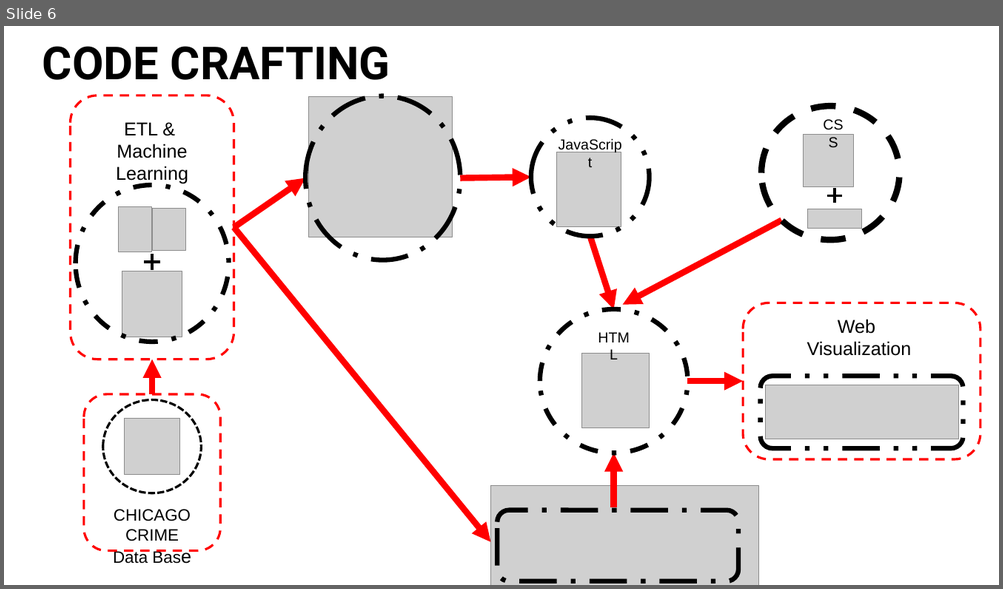
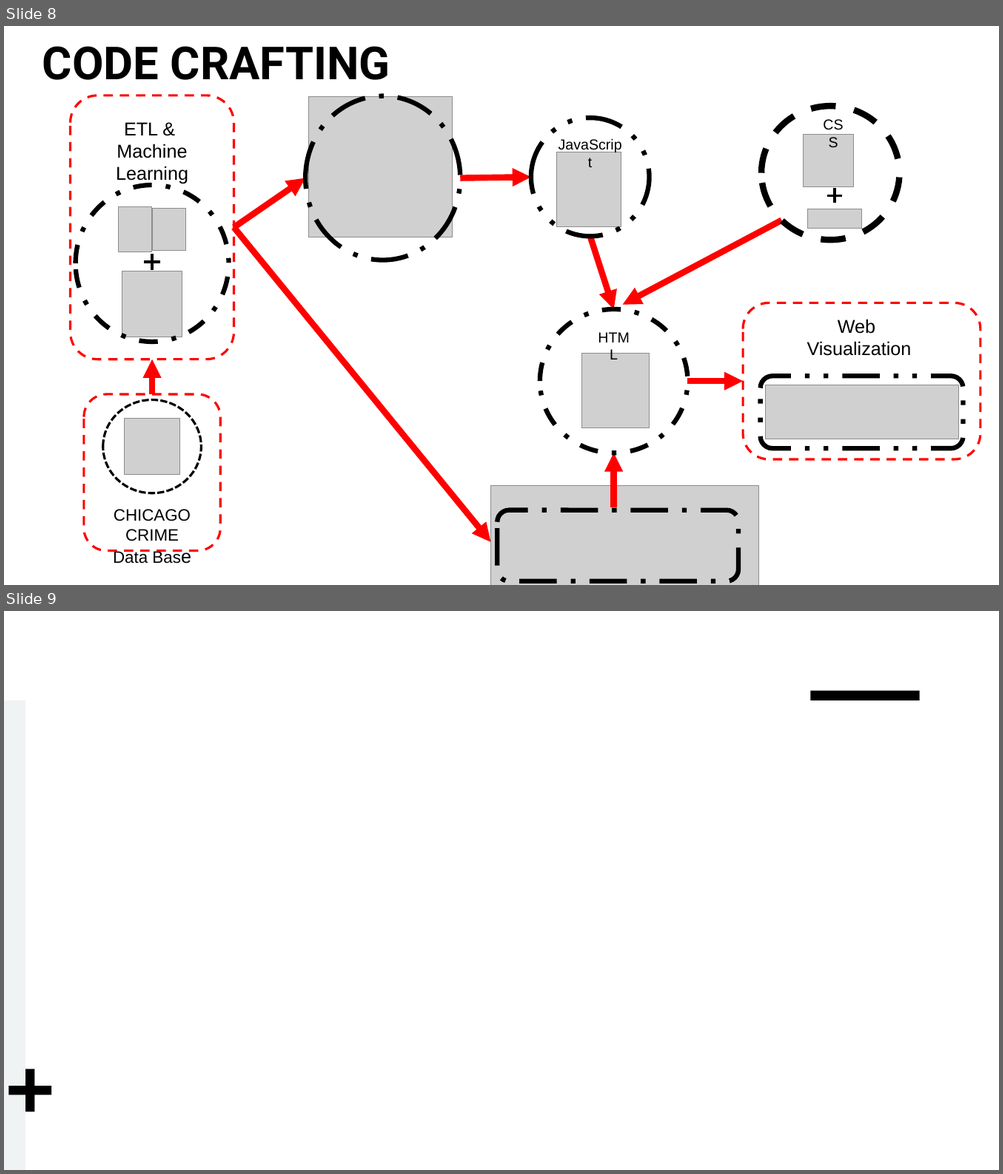
Before and after one commit to Karla-Flores/Arrests-Predictor, a slide deck: Group 2 - Arrest predictor.pptx. Shown one above the other, each under a label of ours: slide 6 before the commit, slides 8 and 9 after it. The pictures are 1003x589 and 1003x1174 pixels, drawn with LibreOffice and Linux fonts; fonts in the diff are those of the drawing; grey boxes stand for pictures. Boxes give left, top, right and bottom in pixels: in the first picture for what was removed or moved away, otherwise in the second. Text is boxed around its words. In the diff, an @@ line names an element or a change of style, - is before the commit and + after.

```diff
--- a/Group 2 - Arrest predictor.pptx
+++ b/Group 2 - Arrest predictor.pptx
@@ slide 9 added at bbox=[4, 611, 999, 1170], background #FFFFFF @@
@@ rectangle added at bbox=[811, 691, 919, 701], fill #000000 @@
@@ rectangle added at bbox=[4, 701, 25, 1170], fill #F0F3F3 @@
@@ plus added at bbox=[8, 1069, 51, 1112], fill #000000 @@
@@ what was slide 6 is now slide 8 @@
```
Also in this commit, not shown: 2 slides changed, 2 other slides added.
